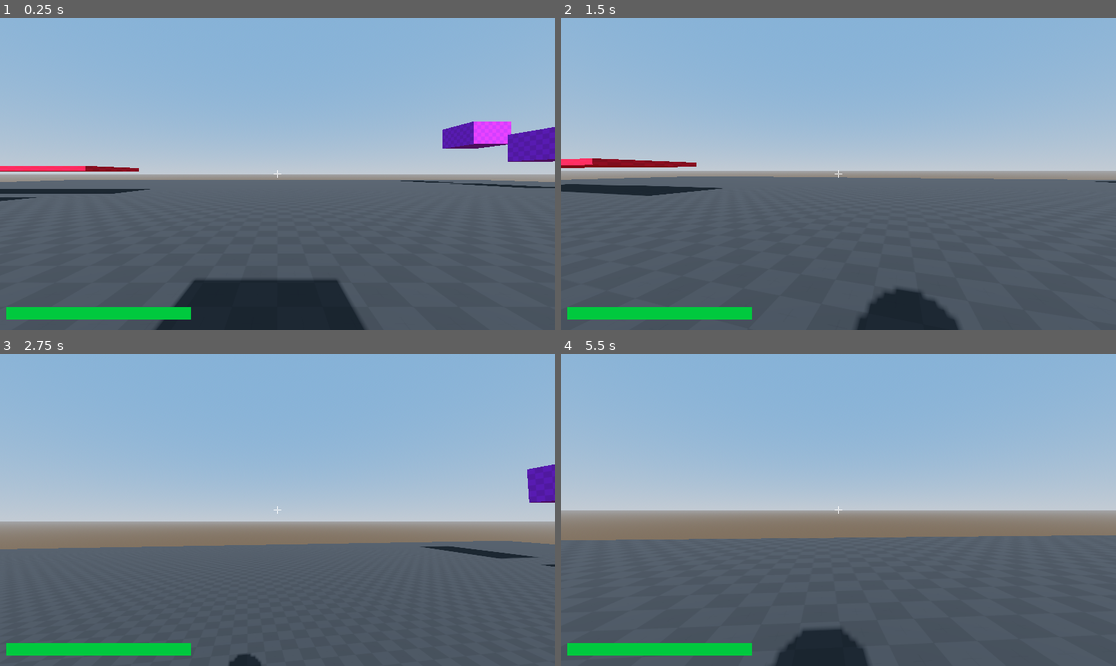
Above: before the commit, frames 1-4 (two rows, left to right).
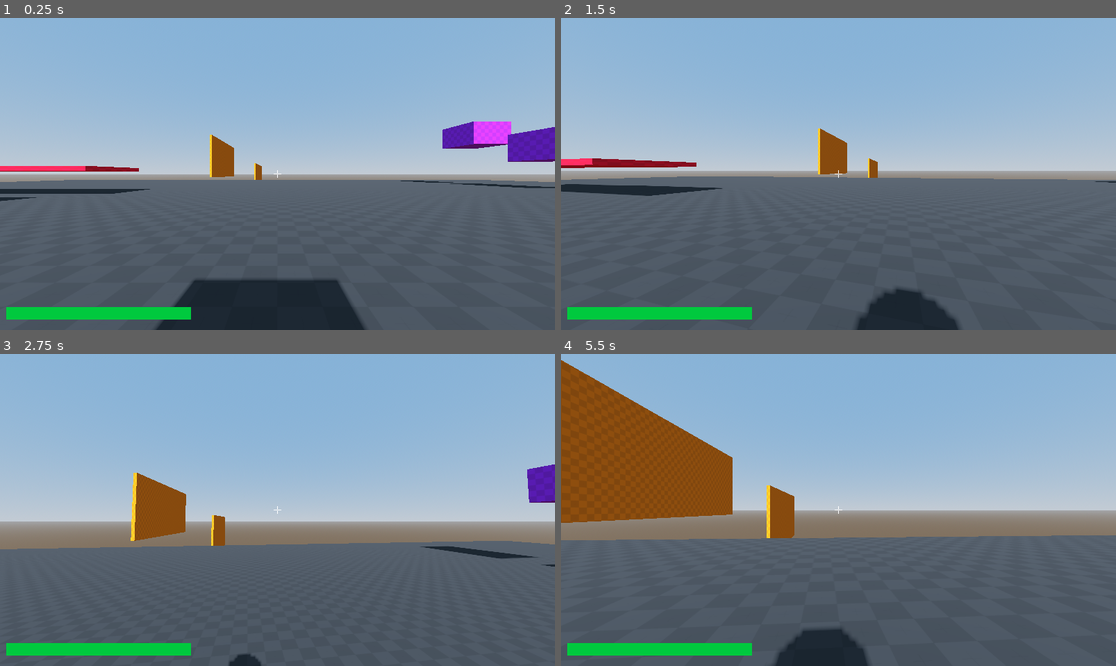
Above: after the commit, the same moments.

Repository: Lilhappy19/Karlson_remaster
Game: Godot game, scene res://scenes/main.tscn
Two runs of this game, one before a commit and one after it. Both use one fixed random seed, a clock stepped at 60 frames per second and the inputs below.
Inputs (mouse positions are in pixels of both pictures, inside the frame that each line leads up to):
- Up to frame 1 (0.25 s): no input
- Up to frame 2 (1.5 s): tap Enter at 0.5 s; move the mouse to (866, 174) at 0.52 s; press the mouse at (866, 174) at 0.53 s; hold W (Move_Forward) from 0.53 s (still down); tap Space (Move_Jump) at 0.77, 0.8, 1.07, 1.35 s; move the mouse to (810, 174) at 1.27 s; release the mouse at (810, 174) at 1.28 s
- Up to frame 3 (2.75 s): keep holding W (Move_Forward); tap Space (Move_Jump) at 1.52, 1.82, 2.3 s; click (249, 510) at 1.55 s; move the mouse to (288, 503) at 2.02 s; hold C (Move_Crouch_Slide) from 2.03 s (still down)
- Up to frame 4 (5.5 s): keep holding W (Move_Forward); move the mouse to (832, 516) at 2.77 s; release C (Move_Crouch_Slide) at 2.78 s; tap Shift (Move_Sprint) at 2.85 s; tap Space (Move_Jump) at 3.02, 3.32, 3.77, 3.8, 4.07, 4.52, 4.82, 5.1 s; click (832, 516) at 3.05 s; move the mouse to (877, 513) at 3.52 s; press the mouse at (877, 513) at 3.53 s; move the mouse to (794, 506) at 4.27 s; release the mouse at (794, 506) at 4.28 s; click (794, 506) at 4.35 s; move the mouse to (844, 510) at 5.02 s

The runs differ from the first frame. In frame 1, 0.6% of the frame differs, in the area x 37-48%, y 37-52%; in frame 2, 0.8%; in frame 3, 1.9%; in frame 4, 12%, in the area x 0-43%, y 2-60%.

Commit message:
add: wall run,wall jump,camera tilt and drag

Diff:
--- a/project.godot
+++ b/project.godot
@@ -56,6 +56,16 @@
 "events": [Object(InputEventKey,"resource_local_to_scene":false,"resource_name":"","device":-1,"window_id":0,"alt_press …(195 unchanged characters)…
 ]
 }
+Input_Right_Click={
+"deadzone": 0.2,
+"events": [Object(InputEventMouseButton,"resource_local_to_scene":false,"resource_name":"","device":-1,"window_id":0,"alt_pressed":false,"shift_pressed":false,"ctrl_pressed":false,"meta_pressed":false,"button_mask":0,"position":Vector2(0, 0),"global_position":Vector2(0, 0),"factor":1.0,"button_index":2,"canceled":false,"pressed":false,"double_click":false,"script":null)
+]
+}
+Input_Left_Click={
+"deadzone": 0.2,
+"events": [Object(InputEventMouseButton,"resource_local_to_scene":false,"resource_name":"","device":-1,"window_id":0,"alt_pressed":false,"shift_pressed":false,"ctrl_pressed":false,"meta_pressed":false,"button_mask":0,"position":Vector2(0, 0),"global_position":Vector2(0, 0),"factor":1.0,"button_index":1,"canceled":false,"pressed":false,"double_click":false,"script":null)
+]
+}
 
 [physics]
 
--- a/scenes/box.tscn
+++ b/scenes/box.tscn
@@ -15,7 +15,7 @@
 [sub_resource type="BoxShape3D" id="BoxShape3D_sugp2"]
 size = Vector3(1.9960938, 1.9899902, 1.9833984)
 
-[node name="box" type="RigidBody3D" unique_id=1389292744]
+[node name="box" type="RigidBody3D" unique_id=1389292744 groups=["Box"]]
 physics_material_override = SubResource("PhysicsMaterial_sugp2")
 gravity_scale = 5.0
 
--- a/scenes/obstacles.tscn
+++ b/scenes/obstacles.tscn
@@ -41,6 +41,9 @@
 [sub_resource type="StandardMaterial3D" id="StandardMaterial3D_muem4"]
 albedo_texture = ExtResource("5_p7p8a")
 uv1_triplanar = true
+
+[sub_resource type="BoxMesh" id="BoxMesh_3g423"]
+size = Vector3(0.53, 11.16, 26.99)
 
 [node name="Obstacles" type="Node3D" unique_id=674403272]
 
@@ -90,3 +93,27 @@
 use_collision = true
 mesh = SubResource("BoxMesh_jei10")
 material = SubResource("StandardMaterial3D_a8y0u")
+
+[node name="Floor2" type="CSGMesh3D" parent="." unique_id=438303492]
+transform = Transform3D(1, 0, 0, 0, 1, 0, 0, 0, 1, 0, -19.042204, -136.18863)
+use_collision = true
+mesh = SubResource("BoxMesh_0wfyh")
+material = SubResource("StandardMaterial3D_sugp2")
+
+[node name="wall" type="CSGMesh3D" parent="." unique_id=1169734197]
+transform = Transform3D(1, 0, 0, 0, 1, 0, 0, 0, 1, -17.418386, 6.290743, -67.06242)
+use_collision = true
+mesh = SubResource("BoxMesh_3g423")
+material = SubResource("StandardMaterial3D_jkv2x")
+
+[node name="wall2" type="CSGMesh3D" parent="." unique_id=307179584]
+transform = Transform3D(1, 0, 0, 0, 1, 0, 0, 0, 1, -8.020863, -0.08757782, -85.601204)
+use_collision = true
+mesh = SubResource("BoxMesh_3g423")
+material = SubResource("StandardMaterial3D_jkv2x")
+
+[node name="Pillar6" type="CSGMesh3D" parent="." unique_id=837431172]
+transform = Transform3D(1, 0, 0, 0, 1, 0, 0, 0, 1, -26.620577, 10.108137, 19.424671)
+use_collision = true
+mesh = SubResource("BoxMesh_eb6dy")
+material = SubResource("StandardMaterial3D_jkv2x")
--- a/scenes/player.tscn
+++ b/scenes/player.tscn
@@ -27,6 +27,10 @@
 
 [sub_resource type="CapsuleMesh" id="CapsuleMesh_g2els"]
 height = 1.52
+
+[sub_resource type="CylinderShape3D" id="CylinderShape3D_g2els"]
+height = 0.32
+radius = 0.75
 
 [node name="Player" type="RigidBody3D" unique_id=289249568 groups=["Player"]]
 physics_material_override = SubResource("PhysicsMaterial_0wfyh")
@@ -71,6 +75,9 @@
 texture = ExtResource("2_g2els")
 stretch_mode = 3
 
+[node name="GrabCast" type="RayCast3D" parent="Camera3D" unique_id=402958280]
+target_position = Vector3(0, 0, -3)
+
 [node name="CrouchCollison" type="CollisionShape3D" parent="." unique_id=1717284330]
 transform = Transform3D(1, 0, 0, 0, 1, 0, 0, 0, 1, 0, -0.25, 0)
 shape = SubResource("CapsuleShape3D_3vyb7")
@@ -81,3 +88,7 @@
 
 [node name="CrouchCheck" type="RayCast3D" parent="." unique_id=422085462]
 transform = Transform3D(1, 0, 0, 0, -1, -8.742278e-08, 0, 8.742278e-08, -1, 0, 0, 0)
+
+[node name="WallCheck" type="ShapeCast3D" parent="." unique_id=1416973341]
+transform = Transform3D(1, 0, 0, 0, 1, 0, 0, 0, 1, 0, 0.51087505, 0)
+shape = SubResource("CylinderShape3D_g2els")
--- a/scripts/Player.gd
+++ b/scripts/Player.gd
@@ -2,18 +2,24 @@
 
 class_name Player
 
+var grabbable_groups : Array[String] = ["Box"]
+
+@export var fall_off_amount : float = -3
 @export var health : float = 100
 @export var speed : float = 500
 @export var speed_M : float = 2
 @export var slide_threshold : int = 4
 @export var jump_force : float = 20
 @export var camera_sensitivity : float = 1
+@export var strength : float = 15
 
 @onready var standard_collision : CollisionShape3D = $StandardCollison
 @onready var standard_shape : MeshInstance3D = $StandardShape
 @onready var crouch_collision : CollisionShape3D = $CrouchCollison
 @onready var crouch_shape : MeshInstance3D = $CrouchShape
 @onready var crouch_check : RayCast3D = $CrouchCheck
+@onready var wall_check : ShapeCast3D = $WallCheck
+@onready var grab_ray : RayCast3D = $Camera3D/GrabCast
 @onready var health_bar : ProgressBar = $Camera3D/HealthBar
 
 @onready var ground_check_shape : ShapeCast3D = $ShapeCast3D
@@ -21,9 +27,15 @@
 
 var camera_target_pos : float = 0
 var camera_original_pos : float
+const original_gravity : int = 5
+const tilt_amount : float = 0.15
 
+var can_wall_jump : bool = true
 var mouse_lock : bool = true
 var look_dir : Vector2
+
+var obj_distance : float = 0.0
+var grabbed_obj : RigidBody3D = null
 
 func _ready() -> void:
 	camera_original_pos = camera.position.y
@@ -37,6 +49,7 @@
 	if mouse_lock:
 		_movement(_delta)
 		_change_shape()
+		_drag()
 
 func _ray_update():
 	ground_check_shape.force_shapecast_update()
@@ -44,6 +57,16 @@
 func _movement(_delta : float):
 	_ray_update()
 	var dir : Vector3 = Vector3.ZERO
+
+	if wall_check.is_colliding() and can_wall_jump:
+		if Input.is_action_just_pressed("Move_Jump"):
+			can_wall_jump = false
+			linear_velocity.y = jump_force
+	elif not wall_check.is_colliding():
+		can_wall_jump = true
+
+	if wall_check.is_colliding():
+		linear_velocity.y = clamp(linear_velocity.y,fall_off_amount,jump_force)
 
 	if ground_check_shape.is_colliding():
 		if Input.is_action_just_pressed("Move_Jump"):
@@ -73,10 +96,32 @@
 		linear_velocity.z = dir.z * speed * _delta
 		linear_velocity.x = dir.x * speed * _delta
 
+func _drag():
+	var colider = grab_ray.get_collider()
+
+	if Input.is_action_just_pressed("Input_Left_Click"):
+		if grab_ray.is_colliding() :
+			for i in grabbable_groups:
+				if colider.is_in_group(i):
+					grabbed_obj = grab_ray.get_collider()
+					obj_distance = camera.global_position.distance_to(grab_ray.get_collision_point())
+	if Input.is_action_pressed("Input_Left_Click") and grabbed_obj != null:
+		grabbed_obj.linear_velocity =((camera.global_position + (-camera.global_basis.z * obj_distance)) - grabbed_obj.global_position) * strength
+	if Input.is_action_just_released("Input_Left_Click"):
+		grabbed_obj = null
+
 func _camera():
 	_mouse_lock()
 	if mouse_lock :
 		_rotate_camera()
+		_camera_tilt()
+
+func _camera_tilt():
+	if wall_check.is_colliding():
+		var wall_noramal = wall_check.get_collision_normal(0)
+		camera.rotation.z = lerp(camera.rotation.z, -wall_noramal.dot(global_basis.x) * tilt_amount , 0.1)
+	else :
+		camera.rotation.z = lerp(camera.rotation.z, 0.0 , 0.1)
 
 func _rotate_camera(sans_mod : float = 0.1) -> void:
 	rotation.y -= look_dir.x * camera_sensitivity * sans_mod
